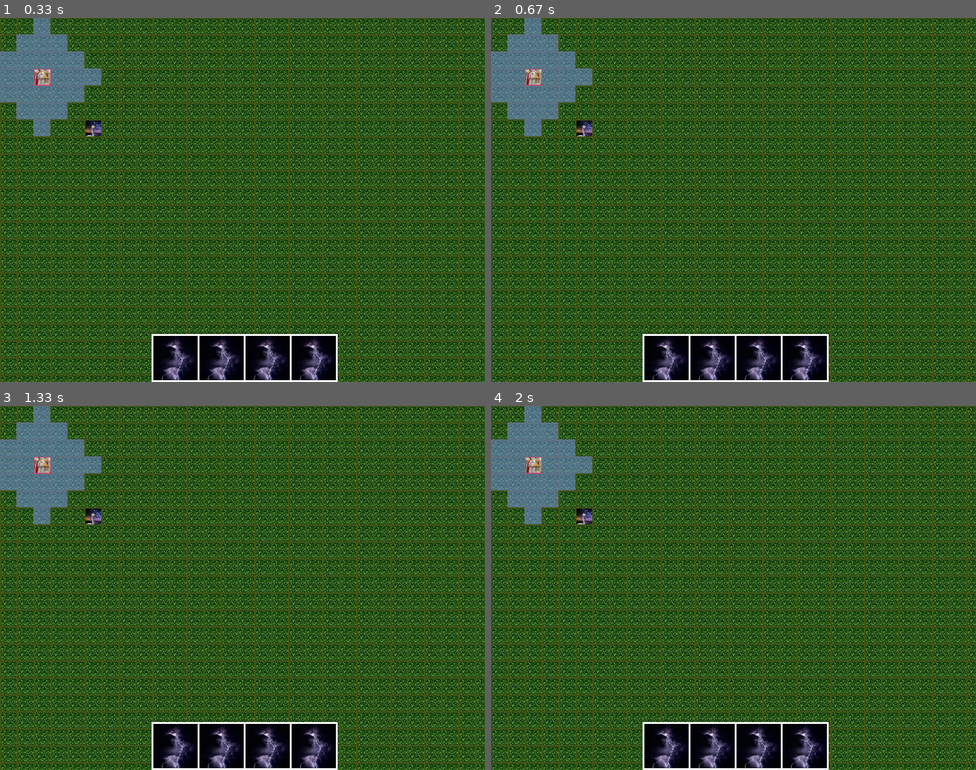
Above: before the commit, frames 1-4 (two rows, left to right).
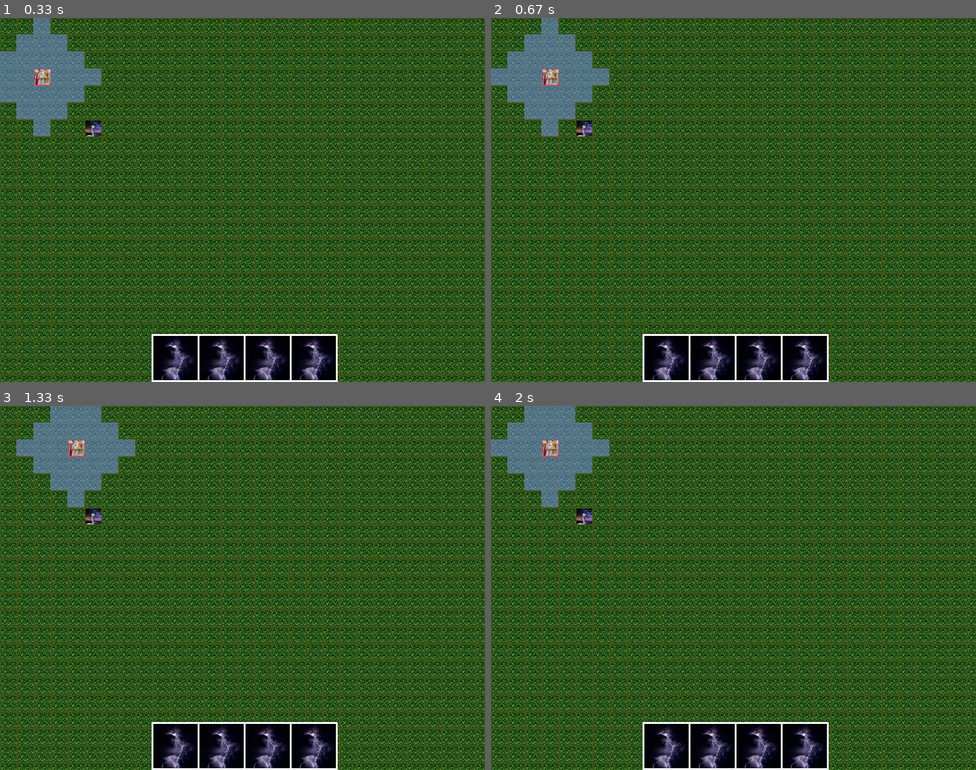
Above: after the commit, the same moments.

Repository: Qolorerr/PyGameLocalRPG
Game: pygame game, started from src/main.py
Same seed, same stepped clock (60 frames per second), same inputs: the game is played once before the commit and once after it.
Inputs:
- Up to frame 1 (0.33 s): no input
- Up to frame 2 (0.67 s): hold D from 0.33 s (still down)
- Up to frame 3 (1.33 s): release D at 0.8 s; hold W 0.83-1.13 s; hold D from 1.17 s (still down)
- Up to frame 4 (2 s): release D at 1.63 s; hold A from 1.67 s (still down)

Frame 1 is identical in both runs. In frame 2, 2.4% of the frame differs, in the area x 0-25%, y 0-33%; in frame 3, 4.2%, in the area x 0-28%, y 0-33%; in frame 4, 2.3%.

Commit message:
Merge remote-tracking branch 'remotes/origin/Kurlykov'
# Conflicts:
#	src/essence.py
#	src/map.py

Diff:
--- a/src/essence.py
+++ b/src/essence.py
@@ -5,7 +5,7 @@
 class Essence:
     def __init__(self, health: int,
                  damage: int,
-                 location: list,
+                 location: tuple,
                  texture: pygame.image,
                  essence_code: int = 1,  # unicode
                  attack_range: int = 1,
@@ -60,9 +60,8 @@
         return self.ESSENSE_DIE
 
     # Change location essence
-    def move(self, new_location):
-        if (abs(new_location[0] - self.location[0]) + abs(new_location[1] - self.location[1]) <= self.move_distance and
-                new_location != self.location):
+    def move(self, new_location, map):
+        if map.width > new_location[0] >= 0 and map.height > new_location[1] >= 0:
             self.location = new_location
             return True
         return False
--- a/src/hero.py
+++ b/src/hero.py
@@ -16,8 +16,25 @@
         super().__init__(health, damage, location, texture, essence_code, attack_range, move_distance)
         self.mainHero = mainHero
         self.ablities = dict()
+        self.attack_mode = False
 
-    def render(self, screen, map):
+    def get_event(self, keydown_unicode, gameMap, screen):
+        if keydown_unicode == 'w':
+            new_location = (self.location[0], self.location[1] - 1)
+            self.move(new_location, gameMap)
+        elif keydown_unicode == 's':
+            new_location = (self.location[0], self.location[1] + 1)
+            self.move(new_location, gameMap)
+        elif keydown_unicode == 'a':
+            new_location = (self.location[0] - 1, self.location[1])
+            self.move(new_location, gameMap)
+        elif keydown_unicode == 'd':
+            new_location = (self.location[0] + 1, self.location[1])
+            self.move(new_location, gameMap)
+        elif keydown_unicode == 'q':
+            self.attack_mode = not self.attack_mode
+
+    def render_move_zone(self, screen, map):
         x = map.left + self.location[0] * map.cell_size
         y = map.top + self.location[1] * map.cell_size
         if self.mainHero:
@@ -29,12 +46,17 @@
                     x = map.left + (self.location[0] + i) * map.cell_size - map.indent
                     y = map.top + (self.location[1] + j) * map.cell_size - map.indent
                     screen.blit(textures[5].image, (x, y))
-            for i in essences:
-                if i == self:
-                    continue
-                x, y = i.location
-                if abs(x - self.location[0]) + abs(y - self.location[1]) <= self.attack_range:
-                    x = map.left + x * map.cell_size - map.indent
-                    y = map.top + y * map.cell_size - map.indent
-                    screen.blit(textures[4].image, (x, y))
+
+    def render_can_attack(self, screen, map):
+        for i in essences:
+            if i == self:
+                continue
+            x, y = i.location
+            if abs(x - self.location[0]) + abs(y - self.location[1]) <= self.attack_range:
+                x = map.left + x * map.cell_size - map.indent
+                y = map.top + y * map.cell_size - map.indent
+                screen.blit(textures[4].image, (x, y))
+
+    def render(self, screen, map):
+        self.render_move_zone(screen, map)
         super().render(screen, map)
--- a/src/main.py
+++ b/src/main.py
@@ -10,15 +10,14 @@
 
 def on_click(gameMap: Map, coords):
     for i in range(len(essences)):
-        if essences[i].location == coords:
+        if essences[i].location == coords and essences[gameMap.choosedHero].attack_mode:
             if essences[gameMap.choosedHero].attack(essences[i]) == essences[i].ESSENSE_DIE:
                 del(essences[i])
             elif essences[gameMap.choosedHero].alive() == essences[gameMap.choosedHero].ESSENSE_DIE:
                 del(essences[gameMap.choosedHero])
-            return
-    essences[gameMap.choosedHero].move(coords)
 
-    # Mouse click processing
+
+# Mouse click processing
 def get_click(gameMap: Map, pos):
     cell = gameMap.get_cell(pos)
     on_click(gameMap, cell)
@@ -40,6 +39,8 @@
         for event in pygame.event.get():
             if event.type == pygame.QUIT:
                 running = False
+            if event.type == pygame.KEYDOWN:
+                essences[gameMap.choosedHero].get_event(event.unicode, gameMap, screen)
             if event.type == pygame.MOUSEBUTTONDOWN:
                 get_click(gameMap, pygame.mouse.get_pos())
                 abilityInterface.get_ability_on_click(pygame.mouse.get_pos())
@@ -49,6 +50,8 @@
                 continue
             essences[i].render(screen, gameMap)
         essences[mainHeroID].render(screen, gameMap)
+        if essences[mainHeroID].attack_mode:
+            essences[mainHeroID].render_can_attack(screen, gameMap)
         abilityInterface.render(screen)
         pygame.display.flip()
     pygame.quit()
